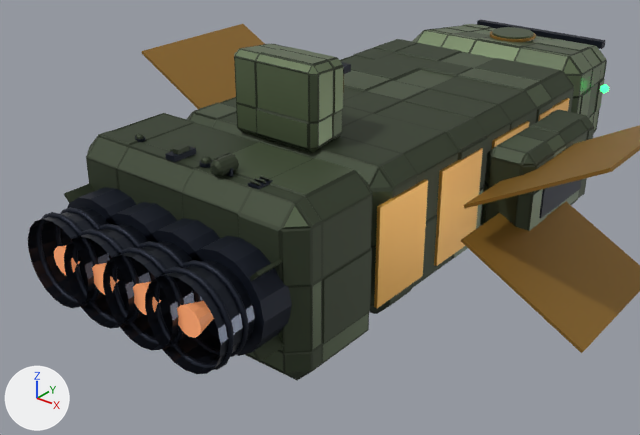
The glTF model models/ships/trawler.glb as it was, and as the next commit left it.
Both versions are drawn from a 50 mm lens placed at (12.48, -19.0, 8.89), pointed at (-0.68, -2.55, -1.31). Lighting does not change. The marker at lower left points along +X, +Y and +Z. The picture after the commit comes second. Where no turn or scale is listed for an object, it has been applied to the vertices. Vertices at exactly the same position are counted once.

The first picture shows 'trawler_mesh'.
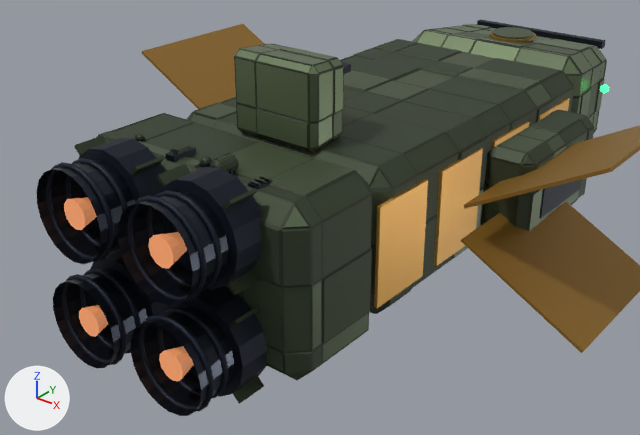
What differs and where, as boxes (x1, y1, x2, y2) in the pictures (640 x 435 px; the box of a moved part takes in the faces that stretch with it):
```json
{"object": "trawler_mesh", "change": "reshaped", "before": [28, 20, 640, 380], "after": [37, 20, 640, 416]}
{"part": 1, "of": "me_trawler_mesh", "change": "moved or reshaped", "before": [67, 187, 137, 225], "after": [90, 250, 169, 327]}
{"part": 2, "of": "me_trawler_mesh", "change": "moved or reshaped", "before": [56, 207, 111, 259], "after": [80, 269, 141, 354]}
{"part": 3, "of": "me_trawler_mesh", "change": "moved or reshaped", "before": [37, 212, 100, 303], "after": [62, 274, 127, 365]}
{"part": 4, "of": "me_trawler_mesh", "change": "moved or reshaped", "before": [106, 202, 177, 243], "after": [167, 286, 267, 397]}
{"part": 5, "of": "me_trawler_mesh", "change": "moved or reshaped", "before": [98, 224, 155, 282], "after": [157, 308, 228, 398], "on screen": "mostly hidden before"}
{"part": 6, "of": "me_trawler_mesh", "change": "moved or reshaped", "before": [73, 229, 140, 323], "after": [139, 315, 214, 411]}
{"part": 7, "of": "me_trawler_mesh", "change": "moved or reshaped", "before": [146, 218, 221, 329], "after": [78, 138, 165, 250]}
{"part": 8, "of": "me_trawler_mesh", "change": "moved or reshaped", "before": [138, 241, 201, 302], "after": [65, 158, 128, 252]}
{"part": 9, "of": "me_trawler_mesh", "change": "moved or reshaped", "before": [112, 247, 184, 344], "after": [46, 162, 114, 262]}
{"part": 10, "of": "me_trawler_mesh", "change": "moved or reshaped", "before": [189, 236, 292, 356], "after": [160, 167, 262, 290]}
{"part": 11, "of": "me_trawler_mesh", "change": "moved or reshaped", "before": [181, 260, 249, 357], "after": [147, 190, 222, 290]}
{"part": 12, "of": "me_trawler_mesh", "change": "moved or reshaped", "before": [155, 267, 234, 370], "after": [128, 195, 207, 302]}
{"part": 13, "of": "me_trawler_mesh", "change": "moved or reshaped", "before": [64, 183, 94, 203], "after": [93, 250, 119, 263], "on screen": "mostly hidden afterwards"}
{"part": 14, "of": "me_trawler_mesh", "change": "moved or reshaped", "before": [28, 44, 328, 374], "after": [37, 44, 327, 416]}
{"part": 15, "of": "me_trawler_mesh", "change": "moved or reshaped", "before": [517, 127, 567, 157], "after": [517, 127, 567, 157]}
```

The change, as JSON lines over the scene's bpy script:
```json
{"block": "me_trawler_mesh", "where": "# used by ob_trawler_mesh; location = (0.0, 6.24, 1.71)"}
{"op": "remove", "block": "me_trawler_mesh", "code": "me_trawler_mesh.from_pydata(...)  # 6251 vertices, 11995 faces; spans x -6.9..6.9, y -16.0..2.0, z -3.9..2.0"}
{"op": "add", "block": "me_trawler_mesh", "code": "me_trawler_mesh.from_pydata(...)  # 6251 vertices, 11995 faces; spans x -6.9..6.9, y -16.0..2.0, z -4.1..2.0"}
{"block": "me_trawler_mesh", "change": "me_trawler_mesh part 1: the loose piece of 32 vertices spanning x -3.0..-0.7, y -15.0..-14.2, z -2.8..-0.6 is moved by (0.6, 0.0, -1.3)"}
{"block": "me_trawler_mesh", "change": "me_trawler_mesh part 2: the loose piece of 120 vertices spanning x -2.9..-0.9, y -15.4..-15.3, z -2.7..-0.7 is moved by (0.6, 0.0, -1.3)"}
{"block": "me_trawler_mesh", "change": "me_trawler_mesh part 3: the loose piece of 120 vertices spanning x -2.9..-0.8, y -15.8..-15.7, z -2.8..-0.7 is moved by (0.6, 0.0, -1.3)"}
{"block": "me_trawler_mesh", "change": "me_trawler_mesh part 4: the loose piece of 32 vertices spanning x -1.7..0.5, y -15.0..-14.2, z -2.8..-0.6 is moved by (1.9, 0.0, -1.3)"}
{"block": "me_trawler_mesh", "change": "me_trawler_mesh part 5: the loose piece of 120 vertices spanning x -1.6..0.4, y -15.4..-15.3, z -2.7..-0.7 is moved by (1.9, 0.0, -1.3)"}
{"block": "me_trawler_mesh", "change": "me_trawler_mesh part 6: the loose piece of 120 vertices spanning x -1.7..0.4, y -15.8..-15.7, z -2.8..-0.7 is moved by (1.9, 0.0, -1.3)"}
{"block": "me_trawler_mesh", "change": "me_trawler_mesh part 7: the loose piece of 32 vertices spanning x -0.5..1.7, y -15.0..-14.2, z -2.8..-0.6 is moved by (-1.9, 0.0, 1.3)"}
{"block": "me_trawler_mesh", "change": "me_trawler_mesh part 8: the loose piece of 120 vertices spanning x -0.4..1.6, y -15.4..-15.3, z -2.7..-0.7 is moved by (-1.9, 0.0, 1.3)"}
{"block": "me_trawler_mesh", "change": "me_trawler_mesh part 9: the loose piece of 120 vertices spanning x -0.4..1.7, y -15.8..-15.7, z -2.8..-0.7 is moved by (-1.9, 0.0, 1.3)"}
{"block": "me_trawler_mesh", "change": "me_trawler_mesh part 10: the loose piece of 32 vertices spanning x 0.7..3.0, y -15.0..-14.2, z -2.8..-0.6 is moved by (-0.6, 0.0, 1.3)"}
{"block": "me_trawler_mesh", "change": "me_trawler_mesh part 11: the loose piece of 120 vertices spanning x 0.9..2.9, y -15.4..-15.3, z -2.7..-0.7 is moved by (-0.6, 0.0, 1.3)"}
{"block": "me_trawler_mesh", "change": "me_trawler_mesh part 12: the loose piece of 120 vertices spanning x 0.8..2.9, y -15.8..-15.7, z -2.8..-0.7 is moved by (-0.6, 0.0, 1.3)"}
{"block": "me_trawler_mesh", "change": "me_trawler_mesh part 13: the loose piece of 8 vertices spanning x -2.8..-2.5, y -15.0..-14.3, z -1.1..-0.7 is moved by (0.6, 0.0, -1.3)"}
{"block": "me_trawler_mesh", "change": "me_trawler_mesh part 14: 558 of 6251 vertices moved; they spanned x -2.9..2.9, y -16.0..-10.1, z -3.7..2.0 and now span x -2.8..2.3, y -16.0..-10.1, z -4.0..2.0; mean shift (0.0, 0.0, 0.1); largest move (-2.8, -14.0, -3.7) -> (0.2, -13.6, 0.3)"}
{"block": "me_trawler_mesh", "change": "me_trawler_mesh part 15: 23 of 6251 vertices moved; they spanned x 3.2..4.4, y -7.1..-5.4, z -2.9..-0.5 and now span x 3.2..4.4, y -7.1..-5.4, z -2.9..-0.5; mean shift (0.0, 0.0, 0.0); largest move (4.2, -7.1, -2.9) -> (3.4, -7.1, -0.5)"}
{"block": "me_trawler_mesh", "change": "other edits to the shape of me_trawler_mesh do not show in these pictures"}
```
